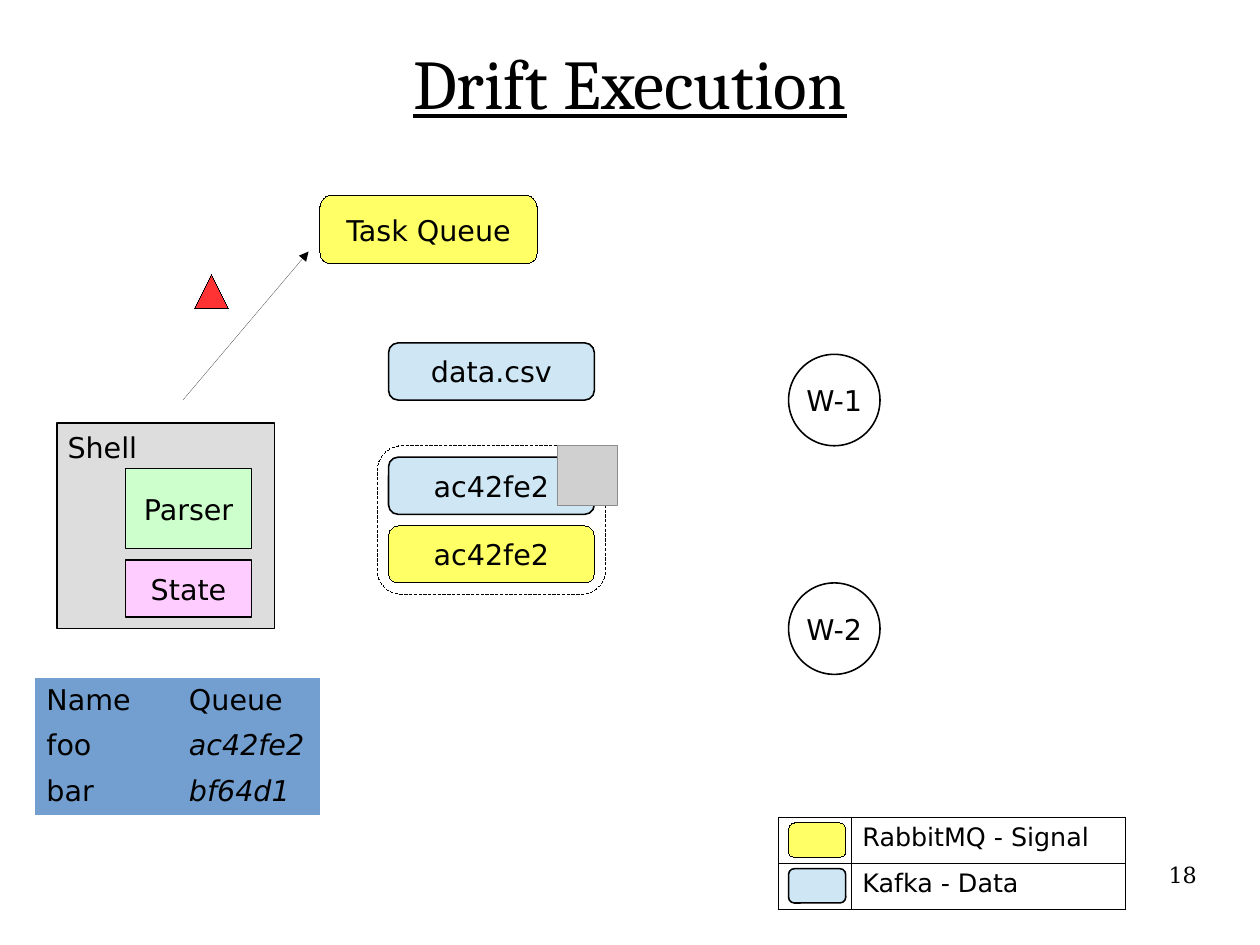
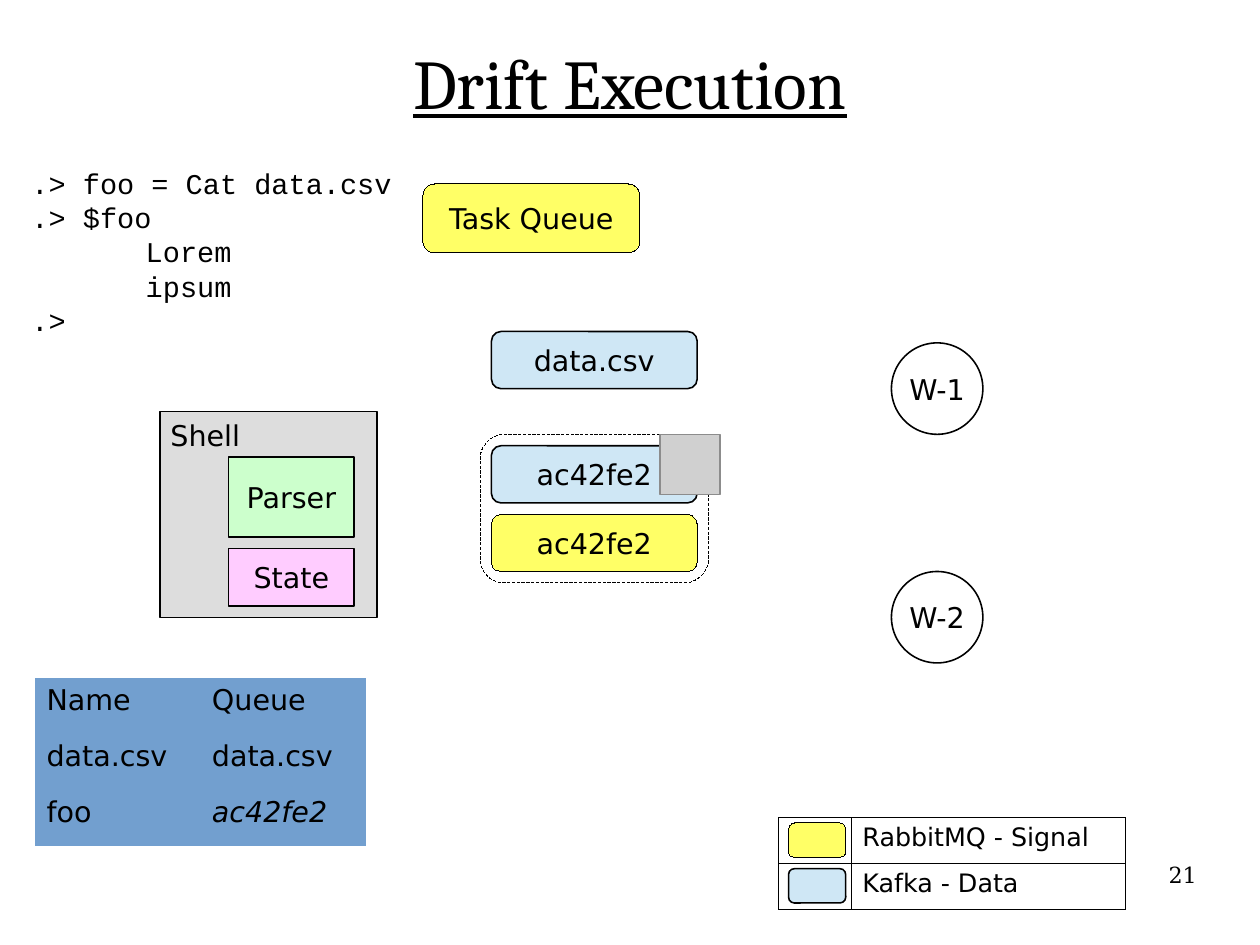
Before and after one commit to flange/drift-dev, a slide deck: slide 21 of presentation/hottopix/ht2.odp (slide 18 before the commit). Drawn at 1260x945 pixels with LibreOffice and Linux fonts; fonts in the diff are those of the drawing; grey boxes stand for pictures. Boxes give left, top, right and bottom in pixels: in the first picture for what was removed or moved away, otherwise in the second. Text is boxed around its words. In the diff, an @@ line names an element or a change of style, - is before the commit and + after.

```diff
--- a/presentation/hottopix/ht2.odp
+++ b/presentation/hottopix/ht2.odp
@@ text added at (83,173,391,303), 18 pt, text #000000 @@
+.> foo = Cat data.csv
+.> $foo
+Lorem
+ipsum
+.>
@@ arrow removed from (183, 400) to (309, 252) @@
@@ triangle removed at (194,274,229,309) @@
@@ 5 rounded rectangles, 3 rectangles, 2 ellipses, 1 picture, 1 text: place and size @@
-5 rounded rectangles, 3 rectangles, 2 ellipses, 1 picture, 1 text at (57,196,880,675)
+5 rounded rectangles, 3 rectangles, 2 ellipses, 1 picture, 1 text at (160,184,983,663)
@@ table at (35,678,367,846) @@
+row 2: data.csv | data.csv
-row 3: bar | bf64d1
@@ table: place and size @@
-table at (35,678,321,813)
+table at (35,678,367,846)
@@ page number at (1169,866,1197,883): text changed @@
-18
+21
```
Also in this commit, not shown: 26 other slides changed, 6 slides added, 1 other file.
